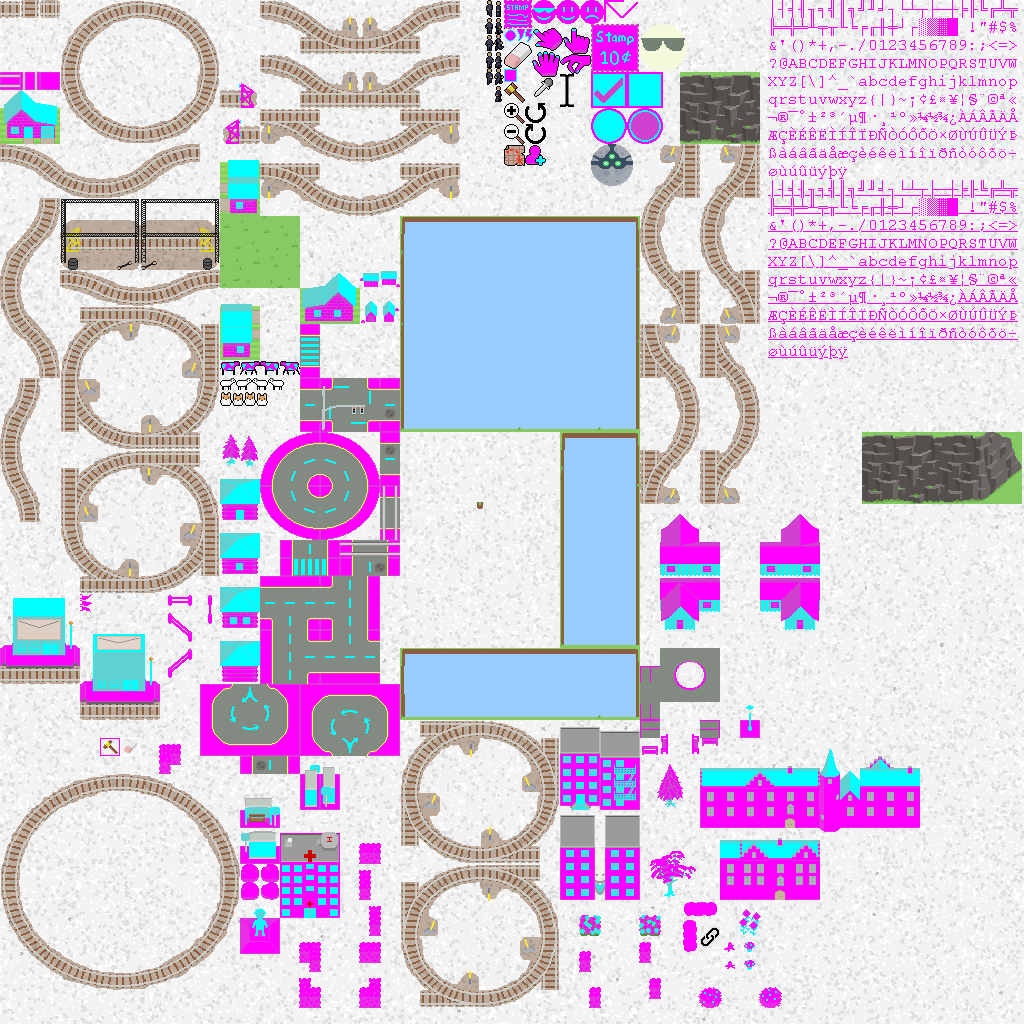
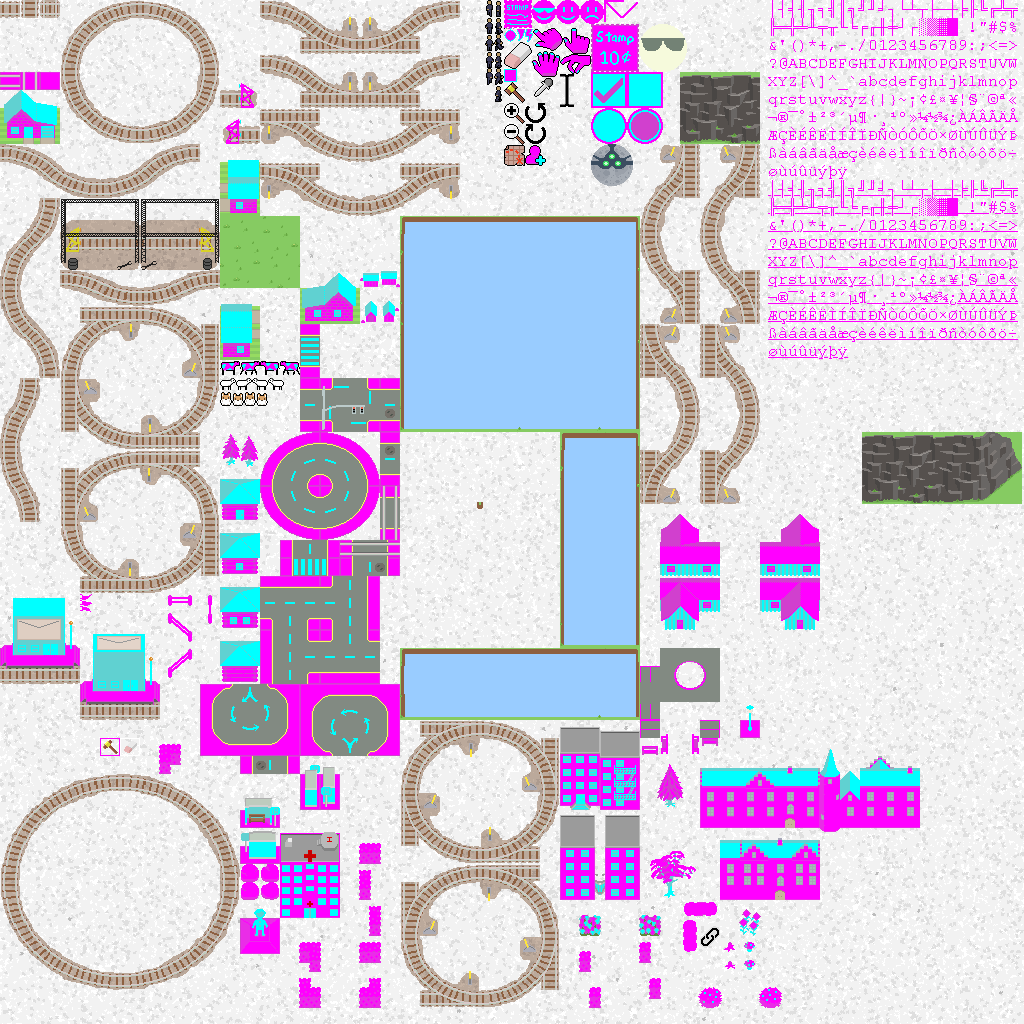
Revision of a layered 1024 x 1024 image; what changed, layer by layer:
painted on "Pasted Layer #3" over [698, 996, 764, 1001]
